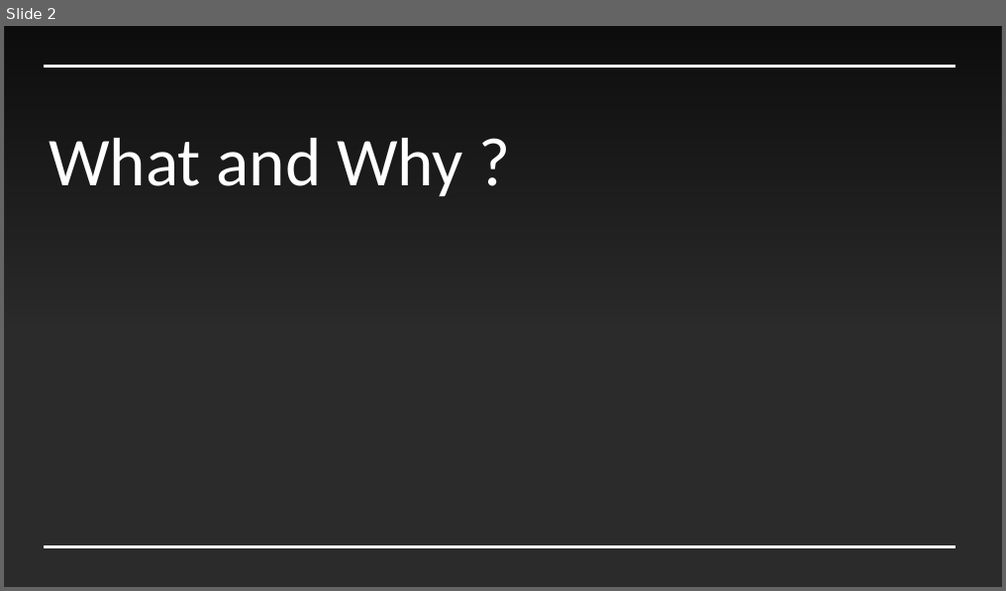
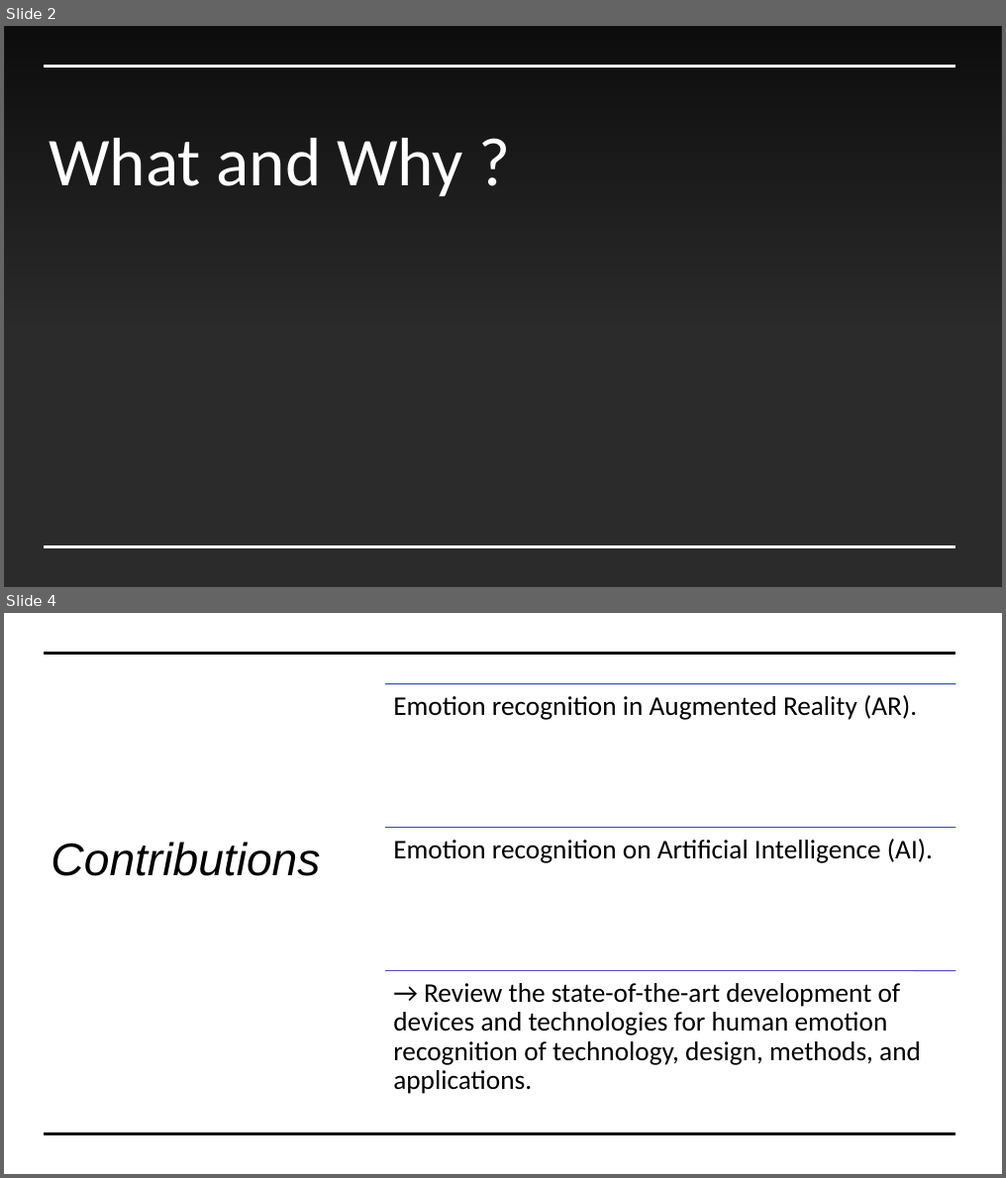
Before and after one commit to nguyencong1227/emotion_regconition, a slide deck: Emotion Recognition.pptx. Shown one above the other, each under a label of ours: slide 2 before the commit, slides 2 and 4 after it; the slides between them are not shown. The pictures are 1006x591 and 1006x1178 pixels, drawn with LibreOffice and Linux fonts; fonts in the diff are those of the drawing; background and template pictures are left out; a plain dark background stands for a picture behind light text. Boxes give left, top, right and bottom in pixels: in the first picture for what was removed or moved away, otherwise in the second. Text is boxed around its words. In the diff, an @@ line names an element or a change of style, - is before the commit and + after.

```diff
--- a/Emotion Recognition.pptx
+++ b/Emotion Recognition.pptx
@@ slide 4 added at bbox=[4, 613, 1002, 1174], background #FFFFFF @@
@@ line added from (44, 654) to (956, 654), #000000 2.25 pt @@
@@ title added at bbox=[51, 842, 320, 876], 44 pt, text #000000, italic @@
+Contributions
@@ group added at bbox=[385, 684, 956, 1094]: 3 lines, 3 texts @@
+Emotion recognition in Augmented Reality (AR).
+Emotion recognition on Artificial Intelligence (AI).
+→ Review the state-of-the-art development of devices and technologies for human emotion recognition of technology, design, methods, and applications.
@@ line added from (44, 1134) to (956, 1134), #000000 2.25 pt @@
```
Also in this commit, not shown: 6 other slides added, 1 slide removed, 3 other files.
